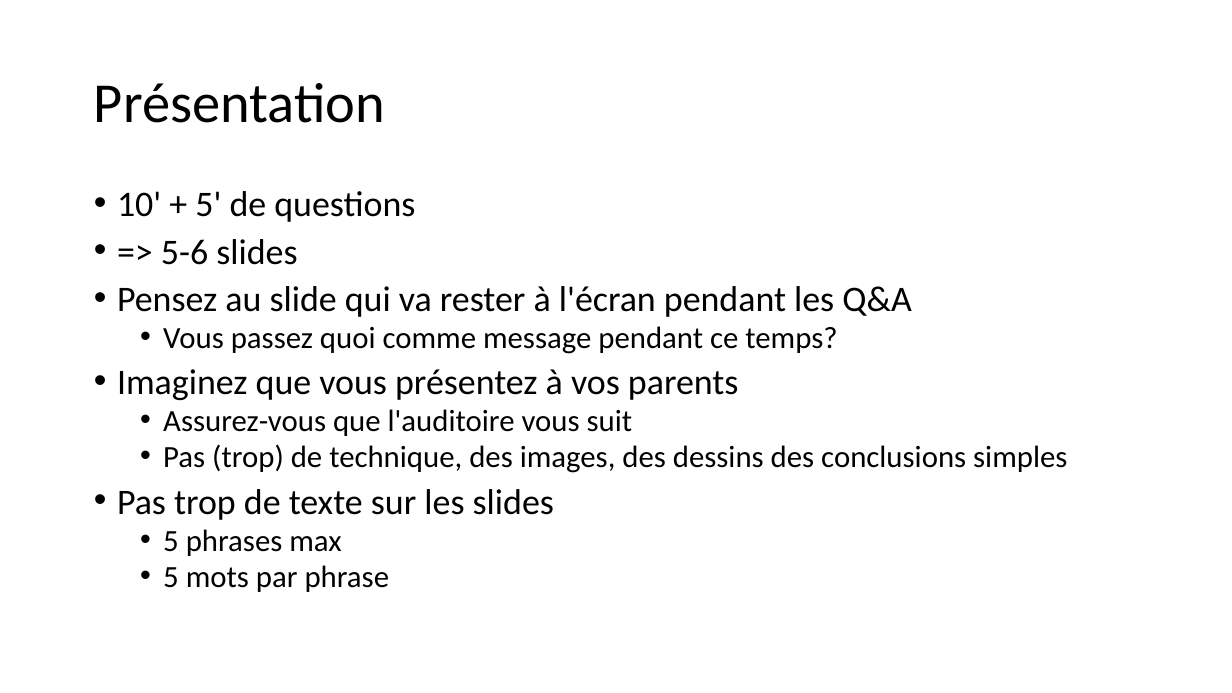
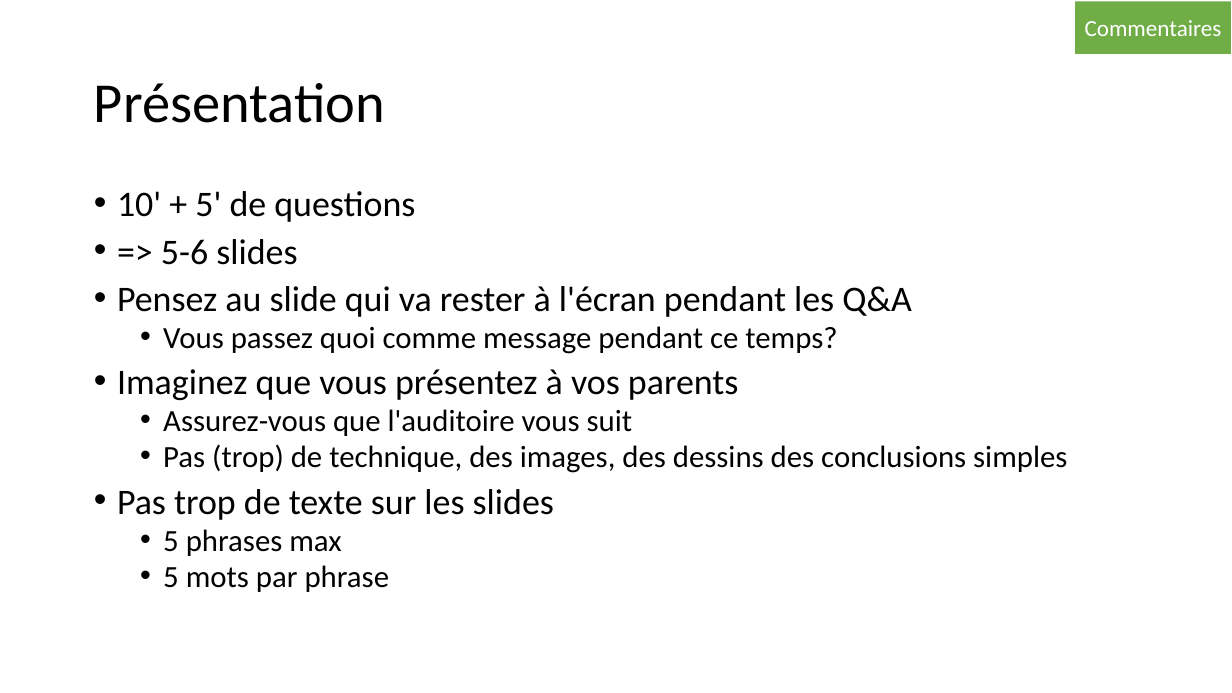
Before and after one commit to 40tude/Data_Essentials_Stage_Oct_2023, a slide deck: slide 59 of 00_notes_de_stage.pptx (slide 53 before the commit). Drawn at 1232x693 pixels with LibreOffice and Linux fonts; fonts in the diff are those of the drawing. Boxes give left, top, right and bottom in pixels: in the first picture for what was removed or moved away, otherwise in the second. Text is boxed around its words. In the diff, an @@ line names an element or a change of style, - is before the commit and + after.

```diff
--- a/00_notes_de_stage.pptx
+++ b/00_notes_de_stage.pptx
@@ rectangle added at (1076,1,1232,54), fill #70AD47, 18 pt, text #FFFFFF @@
+Commentaires
```
Also in this commit, not shown: 15 other slides changed, 6 slides added, 7 other files.
